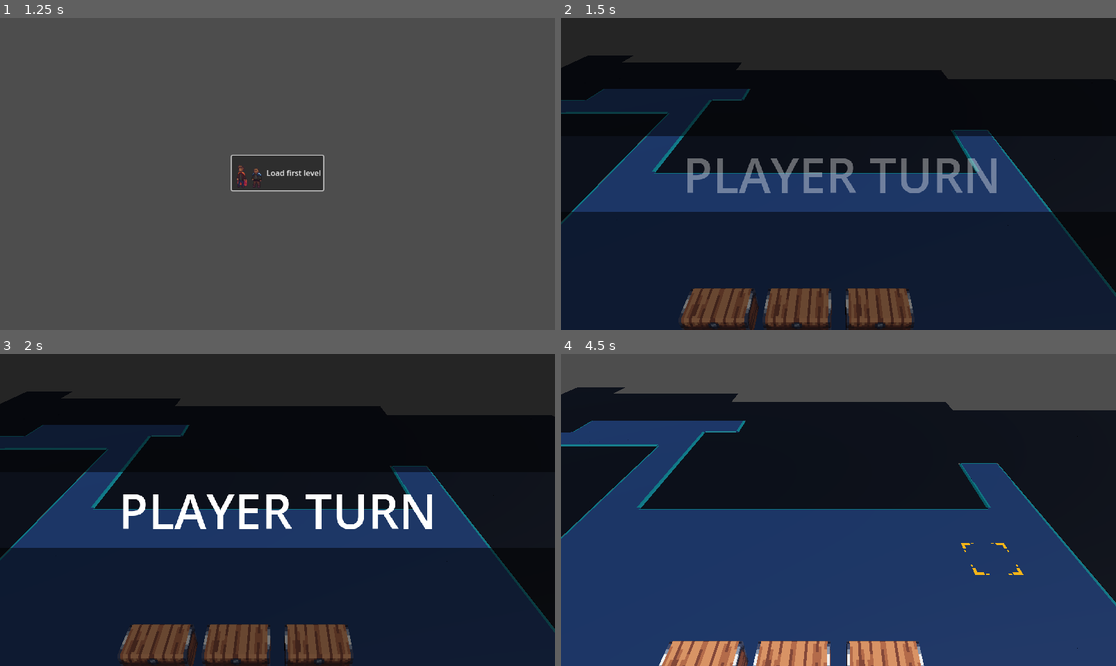
Above: before the commit, frames 1-4 (two rows, left to right).
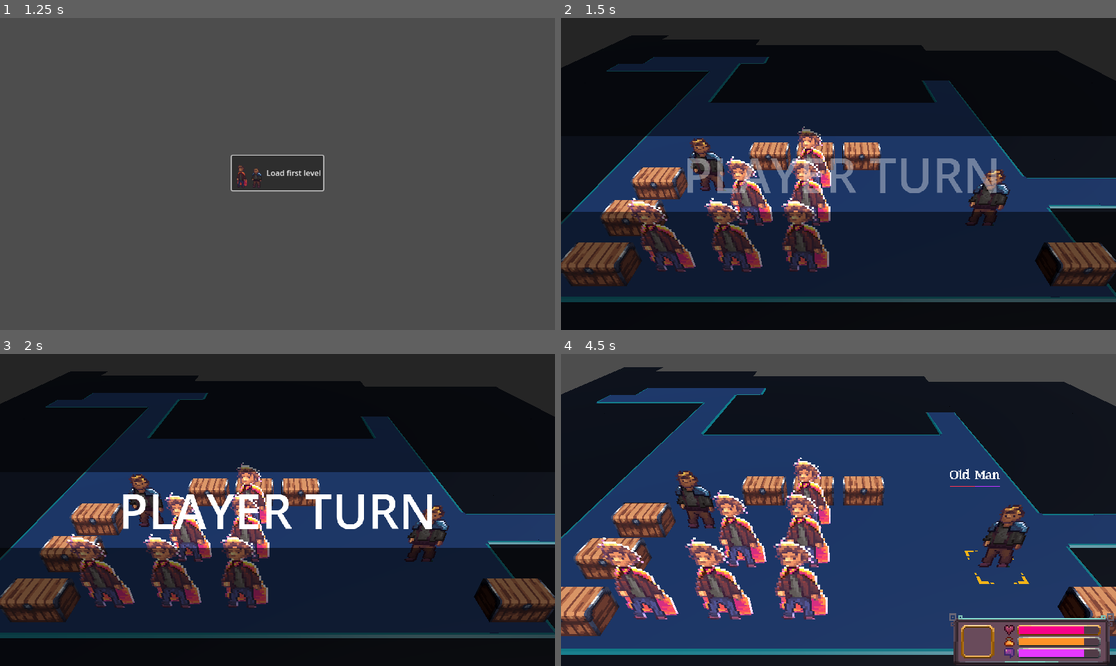
Above: after the commit, the same moments.

Repository: alanhaugen/bachelor-inn
Game: Godot game, scene res://scenes/UI/mainmenu.tscn
Two runs of this game, one before a commit and one after it. Both use one fixed random seed, a clock stepped at 60 frames per second and the inputs below.
Inputs (mouse positions are in pixels of both pictures, inside the frame that each line leads up to):
- Up to frame 1 (1.25 s): move the mouse to (399, 158) at 0.52 s; hold Right (pan_right) from 0.53 s (still down); hold Mouse wheel down (zoom_in) from 0.53 s (still down); click (399, 158) at 0.67 s
- Up to frame 2 (1.5 s): release Right (pan_right) at 1.25 s; release Mouse wheel down (zoom_in) at 1.25 s; click "Load first level" at 1.25 s
- Up to frame 3 (2 s): no input
- Up to frame 4 (4.5 s): drag from (727, 525) to (810, 572) at 2.02 s; tap Enter at 2.75 s; move the mouse to (894, 441) at 2.77 s; hold Right (pan_right) 2.78-3.5 s; hold Mouse wheel down (zoom_in) 2.78-3.5 s; click (894, 441) at 2.92 s; tap Space (selected) at 3.05, 4.25 s; drag from (810, 572) to (672, 463) at 3.52 s; move the mouse to (1005, 556) at 4.27 s; hold Left (pan_left) from 4.28 s (still down); hold Space (selected) from 4.28 s (still down); click (1005, 556) at 4.42 s

Frame 1 is identical in both runs. In frame 2, 44% of the frame differs, in the area x 0-100%, y 5-100%; in frame 3, 43%; in frame 4, 47%, in the area x 0-100%, y 4-100%.

Commit message:
Made offset a bit different on camera, made unit deselection better

Diff:
--- a/scenes/levels/firstLevel.tscn
+++ b/scenes/levels/firstLevel.tscn
@@ -50,7 +50,7 @@
 }
 
 [node name="Camera3D" type="Camera3D" parent="."]
-transform = Transform3D(1, 0, 0, 0, 0.81915194, 0.5735764, 0, -0.5735764, 0.81915194, 0, 8.331, 0)
+transform = Transform3D(1, 0, 0, 0, 0.81915206, 0.57357645, 0, -0.57357645, 0.81915206, 0, 8.331, 7.6245956)
 environment = SubResource("Environment_hm5u0")
 current = true
 fov = 50.0
--- a/scripts/combat/map.gd
+++ b/scripts/combat/map.gd
@@ -239,7 +239,7 @@
 					character_script.hide_ui();
 				selected_unit = get_unit(pos);
 				camera.position.x = selected_unit.position.x;# + 4.5;
-				camera.position.z = selected_unit.position.z + 7.0;#6.5;
+				camera.position.z = selected_unit.position.z + 10.0;#6.5;
 				if selected_unit is Character:
 					var character_script: Character = selected_unit;
 					character_script.show_ui();
@@ -558,7 +558,7 @@
 				var dir :Vector3 = animation_path.front() - selected_unit.position;
 				selected_unit.position += dir.normalized() * movement_speed;# * delta);
 				camera.position.x = selected_unit.position.x;# + 4.5;
-				camera.position.z = selected_unit.position.z + 7.0;#6.5;
+				camera.position.z = selected_unit.position.z + 10.0;#6.5;
 				if (dir.x >= 0):
 					selected_unit.character.flip_h = true;
 				else:
--- a/scripts/popups/move_popup.gd
+++ b/scripts/popups/move_popup.gd
@@ -39,3 +39,5 @@
 
 func _on_cancel_button_pressed() -> void:
 	HidePopup();
+	map.selected_unit.reset();
+	map.selected_unit = null;
